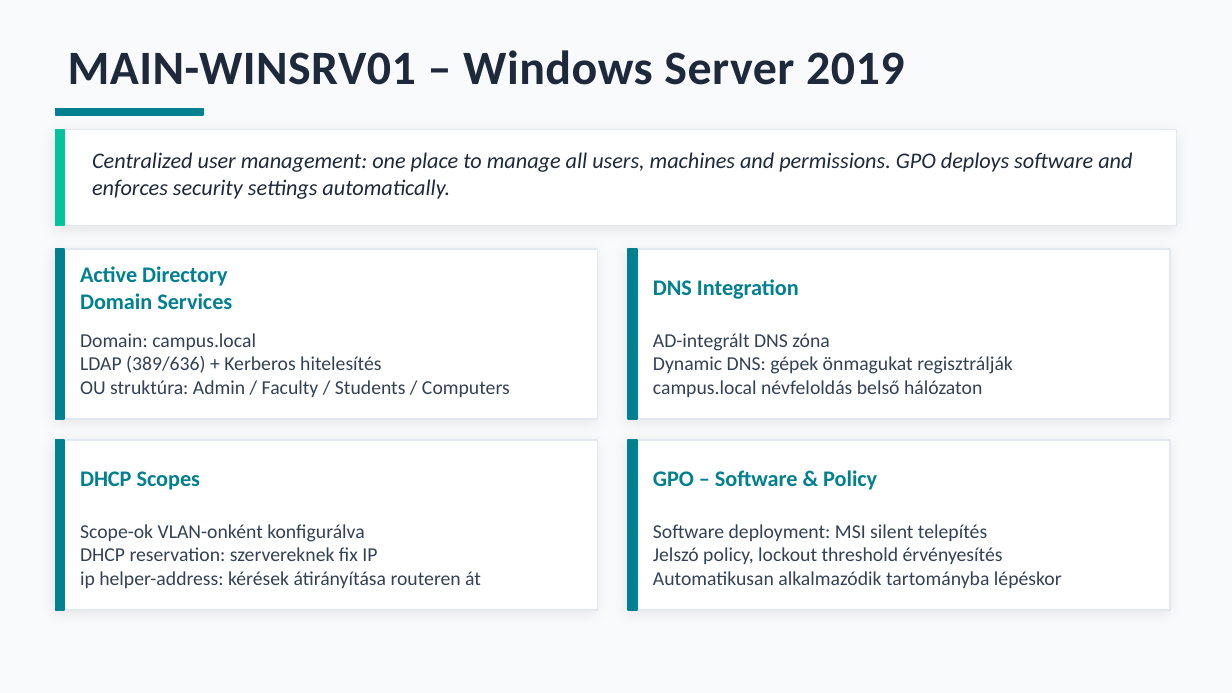
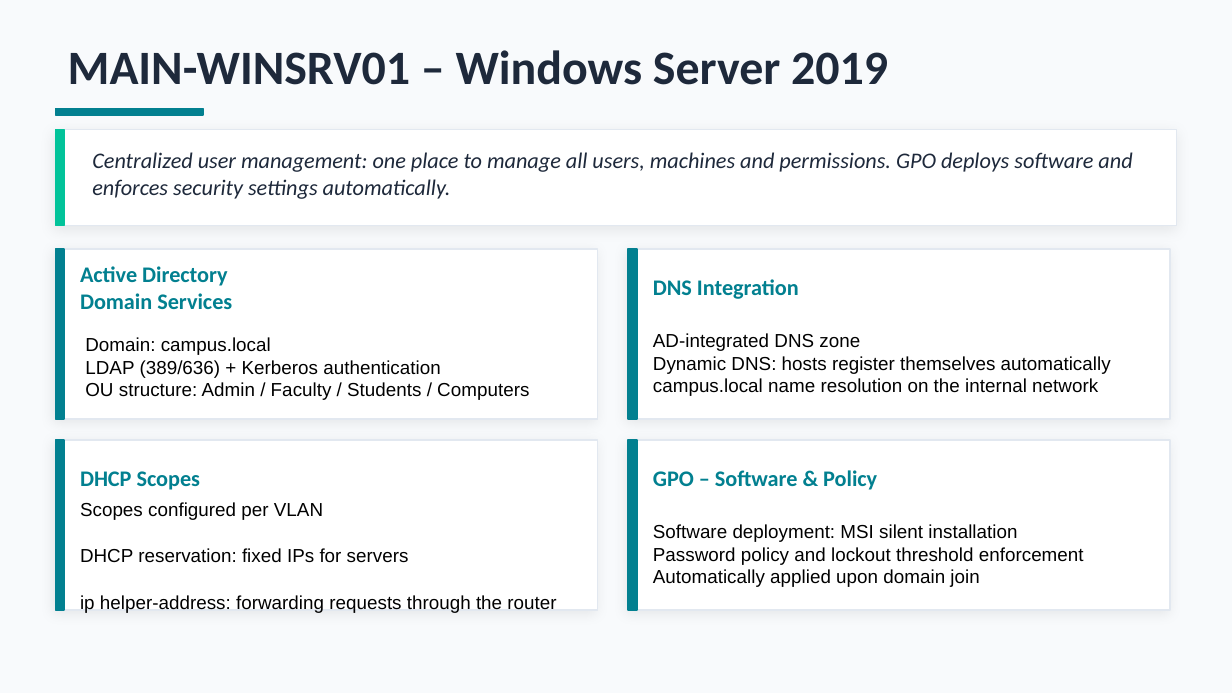
Before and after one commit to brautigampeter/Peters-n-Johnsons-Tech, a slide deck: slide 14 of PnJT - Háromkampuszos Egyetemi Hálózat prezentáció - English.pptx. Drawn at 1232x693 pixels with LibreOffice and Linux fonts; fonts in the diff are those of the drawing. Boxes give left, top, right and bottom in pixels: in the first picture for what was removed or moved away, otherwise in the second. Text is boxed around its words. In the diff, an @@ line names an element or a change of style, - is before the commit and + after.

```diff
--- a/PnJT - Háromkampuszos Egyetemi Hálózat prezentáció - English.pptx
+++ b/PnJT - Háromkampuszos Egyetemi Hálózat prezentáció - English.pptx
@@ text "MAIN-WINSRV01 – Windows Server 2019" at [68,50,888,85]: letter spacing 0.3 to 0 pt @@
@@ text at [85,337,271,355]: size 11.5 to 11 pt, font Calibri to Arial, text colour #334155 to #000000 in "Domain: campus.local" @@
@@ text at [653,333,1111,396]: text changed; size 11.5 to 11 pt; font Calibri to Arial; text colour #334155 to #000000 @@
-AD-integrált DNS zóna
-Dynamic DNS: gépek önmagukat regisztrálják
-campus.local névfeloldás belső hálózaton
+AD-integrated DNS zone
+Dynamic DNS: hosts register themselves automatically
+campus.local name resolution on the internal network
@@ text at [85,360,529,400]: text changed; size 11.5 to 11 pt; font Calibri to Arial; text colour #334155 to #000000 @@
-LDAP (389/636) + Kerberos hitelesítés
-OU struktúra: Admin / Faculty / Students / Computers
+LDAP (389/636) + Kerberos authentication
+OU structure: Admin / Faculty / Students / Computers
@@ text at [80,502,556,613]: text changed; size 11.5 to 11 pt; font Calibri to Arial; text colour #334155 to #000000 @@
-Scope-ok VLAN-onként konfigurálva
-DHCP reservation: szervereknek fix IP
-ip helper-address: kérések átirányítása routeren át
+Scopes configured per VLAN
+DHCP reservation: fixed IPs for servers
+ip helper-address: forwarding requests through the router
@@ text at [653,524,1084,587]: text changed; size 11.5 to 11 pt; font Calibri to Arial; text colour #334155 to #000000 @@
-Software deployment: MSI silent telepítés
-Jelszó policy, lockout threshold érvényesítés
-Automatikusan alkalmazódik tartományba lépéskor
+Software deployment: MSI silent installation
+Password policy and lockout threshold enforcement
+Automatically applied upon domain join
```
Also in this commit, not shown: 19 other slides changed.
